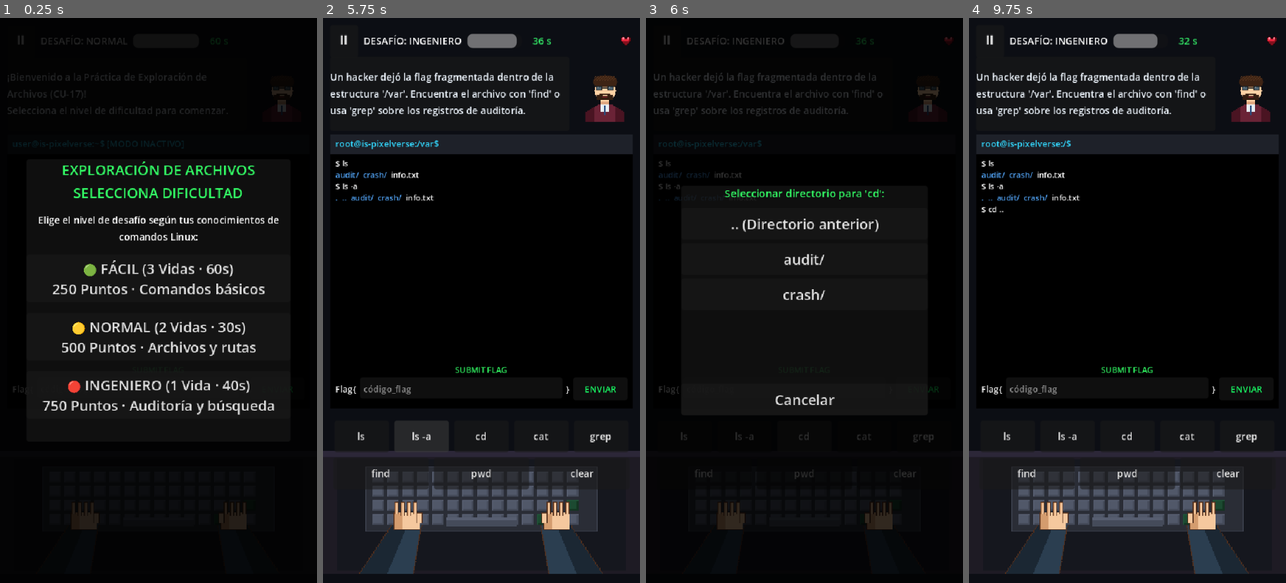
Above: before the commit, frames 1-4 (left to right).
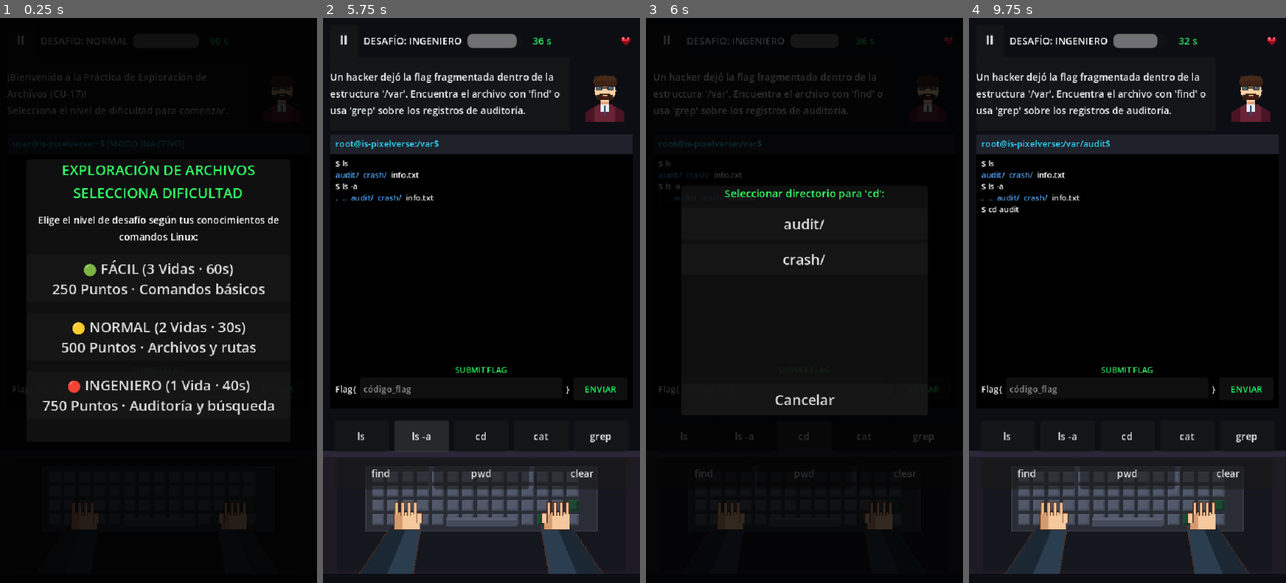
Above: after the commit, the same moments.

Repository: Bijou91/Morelosoft-International-Solutions
Game: Godot game, scene res://scenes/minigames/sistemas_operativos/exploracion_archivos/FileSystemExplorer.tscn
Same seed, same stepped clock (60 frames per second), same inputs: the game is played once before the commit and once after it. This scene is started directly instead of the project's main scene.
Inputs (mouse positions are in pixels of both pictures, inside the frame that each line leads up to):
- Up to frame 1 (0.25 s): no input
- Up to frame 2 (5.75 s): click (462, 390) at 0.52 s; type "12" at 0.6 s; click "¡INICIAR EXPLORACIÓN! ↵" at 1.25 s; click "grep" at 2 s; click "⏸" at 2.75 s; click "ENVIAR" at 3.5 s; click "ls" at 4.25 s; click "ls -a" at 5 s
- Up to frame 3 (6 s): click "cd" at 5.75 s
- Up to frame 4 (9.75 s): click "cat" at 6.5 s; click "find" at 7.25 s; click "pwd" at 8 s; click "clear" at 8.75 s; click (1127, 221) at 9.5 s, where only the run before the commit has a clickable ".. (Directorio anterior)"

Frames 1-2 are identical in both runs. In frame 3, 0.7% of the frame differs, in the area x 26-74%, y 35-50%; in frame 4, 0.1%.

Commit message:
fix(cu17): corregir trazabilidad de puntuaciones (230/460/690), navegacion de cd y ciclo de vida de nodos

Diff:
--- a/pixeling/scenes/minigames/sistemas_operativos/exploracion_archivos/FileSystemExplorer.gd
+++ b/pixeling/scenes/minigames/sistemas_operativos/exploracion_archivos/FileSystemExplorer.gd
@@ -140,15 +140,15 @@
 		"FACIL":
 			max_lives = 3
 			time_limit = 60.0
-			total_score = 250
+			total_score = 230
 		"NORMAL":
 			max_lives = 2
 			time_limit = 30.0
-			total_score = 500
+			total_score = 460
 		"INGENIERO":
 			max_lives = 1
 			time_limit = 40.0
-			total_score = 750
+			total_score = 690
 
 	current_lives = max_lives
 	_show_tutorial()
@@ -226,6 +226,7 @@
 
 func _setup_command_buttons() -> void:
 	for child in commands_container.get_children():
+		commands_container.remove_child(child)
 		child.queue_free()
 
 	var cmds: Array = current_challenge.get("available_commands", ["ls", "cd", "cat", "pwd", "clear"])
@@ -332,8 +333,9 @@
 	var subdirs: Array = dir_info.get("dirs", []).duplicate()
 
 	var options: Array[Dictionary] = []
-	# Opción de retroceder si no estamos en la raíz
-	if current_path != "/" and current_path != "/home":
+	var base_path: String = current_challenge.get("initial_path", "/home/user")
+	# Permitir retroceder con '..' solo si estamos dentro de una subcarpeta respecto a la base
+	if current_path != base_path and current_path.begins_with(base_path):
 		options.append({"label": ".. (Directorio anterior)", "target": ".."})
 
 	for d in subdirs:
@@ -350,18 +352,28 @@
 
 func _do_cd(target: String) -> void:
 	_append_terminal_line("$ cd " + target)
+	var base_path: String = current_challenge.get("initial_path", "/home/user")
+
 	if target == "..":
-		var parts: Array = current_path.split("/", false)
-		if parts.size() > 1:
-			parts.pop_back()
-			current_path = "/" + "/".join(parts)
+		if current_path != base_path and current_path.begins_with(base_path):
+			var parts: Array = current_path.split("/", false)
+			if parts.size() > 1:
+				parts.pop_back()
+				var new_p: String = "/" + "/".join(parts)
+				if new_p.begins_with(base_path):
+					current_path = new_p
+				else:
+					current_path = base_path
+			else:
+				current_path = base_path
 		else:
-			current_path = "/"
+			_append_terminal_line("[color=#ffcc00]Ya te encuentras en el directorio base del desafío.[/color]")
 	else:
-		if current_path == "/":
-			current_path = "/" + target
+		var target_path: String = (current_path + "/" + target) if current_path != "/" else ("/" + target)
+		if simulated_fs.has(target_path):
+			current_path = target_path
 		else:
-			current_path = current_path + "/" + target
+			_append_terminal_line("[color=#ff8888]bash: cd: %s: No existe el archivo o el directorio[/color]" % target)
 
 	_update_prompt_display()
 
@@ -387,7 +399,10 @@
 	var files: Dictionary = dir_info.get("files", {})
 	var content: String = str(files.get(filename, ""))
 
-	_append_terminal_line("$ %s %s" % [cmd, filename])
+	if cmd == "grep":
+		_append_terminal_line("$ grep -i 'flag' %s" % filename)
+	else:
+		_append_terminal_line("$ %s %s" % [cmd, filename])
 
 	match cmd:
 		"cat":
@@ -407,7 +422,6 @@
 				tail_lines.append(lines[i])
 			_append_terminal_line("[color=#ffffff]" + "\n".join(tail_lines) + "[/color]")
 		"grep":
-			_append_terminal_line("$ grep -i 'flag' %s" % filename)
 			var matched_lines: Array = []
 			for line in content.split("\n"):
 				if "flag" in line.to_lower():
@@ -422,6 +436,7 @@
 func _show_picker(title: String, options: Array[Dictionary], callback: Callable) -> void:
 	picker_title.text = title
 	for child in picker_options_container.get_children():
+		picker_options_container.remove_child(child)
 		child.queue_free()
 
 	for opt in options:
@@ -493,6 +508,7 @@
 	is_timer_active = false
 	AudioManager.play_game_over()
 	EventBus.game_over.emit(minigame_id)
+	finish_game(false, 0, 0, "Partida finalizada: " + reason)
 
 	game_over_desc.text = "Causa: %s.\nTe has quedado sin vidas en dificultad %s.\n(No se registrará puntuación según el reglamento)." % [reason, current_difficulty]
 	modal_game_over.visible = true
@@ -531,6 +547,7 @@
 
 func _update_lives_hud() -> void:
 	for child in hearts_container.get_children():
+		hearts_container.remove_child(child)
 		child.queue_free()
 
 	for i in range(max_lives):
